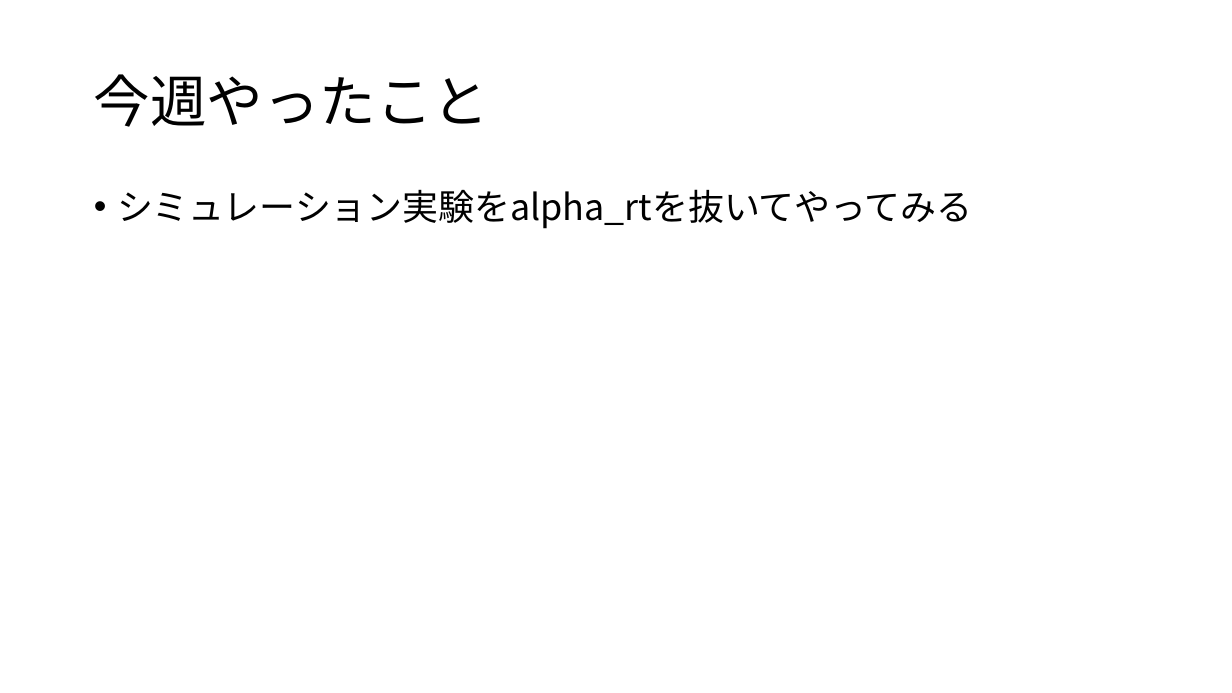
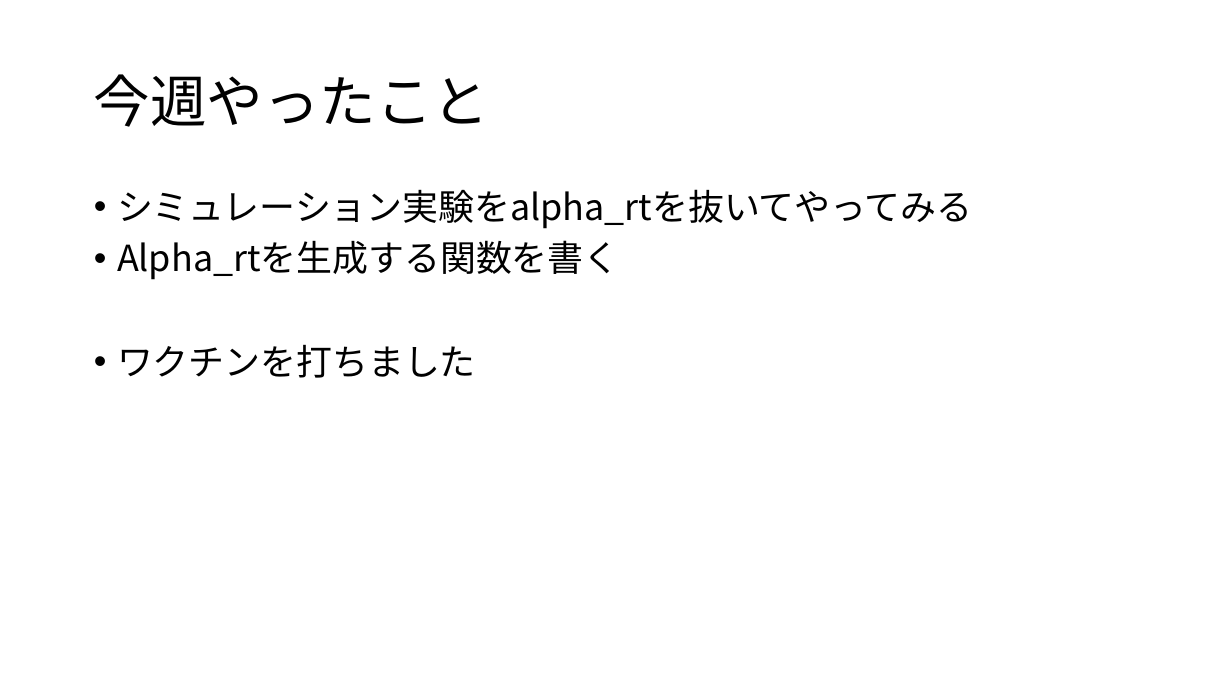
Before and after one commit to Mayu925/lab, a slide deck: slide 2 of ゼミ0810.pptx. Drawn at 1232x693 pixels with LibreOffice and Linux fonts; fonts in the diff are those of the drawing. Boxes give left, top, right and bottom in pixels: in the first picture for what was removed or moved away, otherwise in the second. Text is boxed around its words. In the diff, an @@ line names an element or a change of style, - is before the commit and + after.

```diff
--- a/ゼミ0810.pptx
+++ b/ゼミ0810.pptx
@@ text at [117,240,620,378]: paragraphs added @@
+• Alpha_rtを生成する関数を書く
+• ワクチンを打ちました
```
Also in this commit, not shown: 1 other slide changed, 1 slide added, 7 other files.
